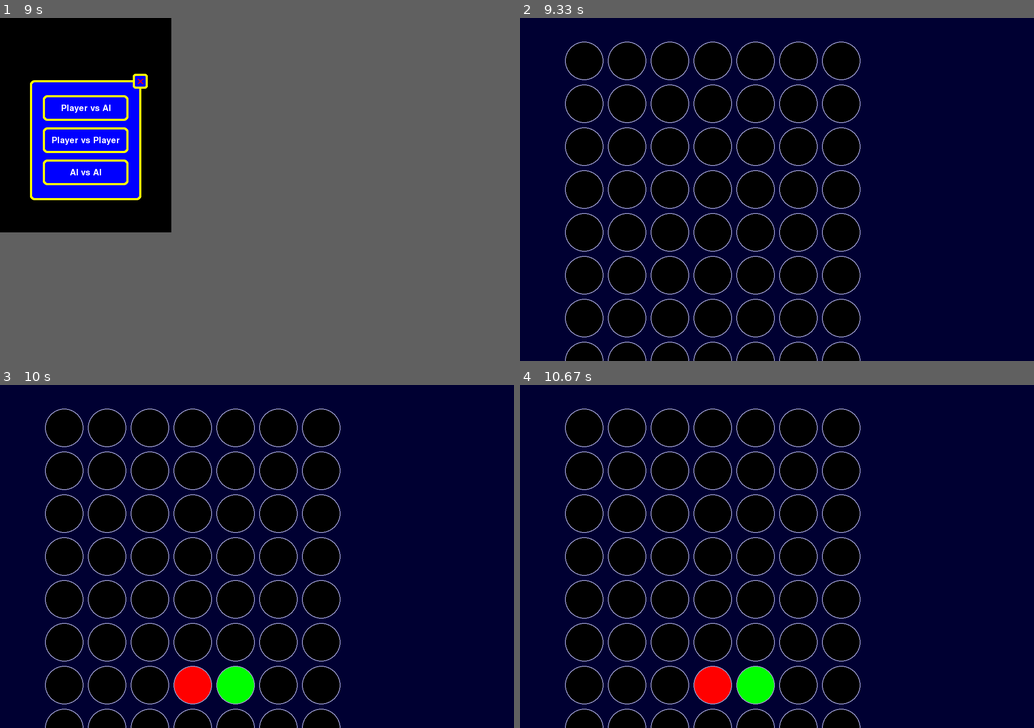
Above: before the commit, frames 1-4 (two rows, left to right).
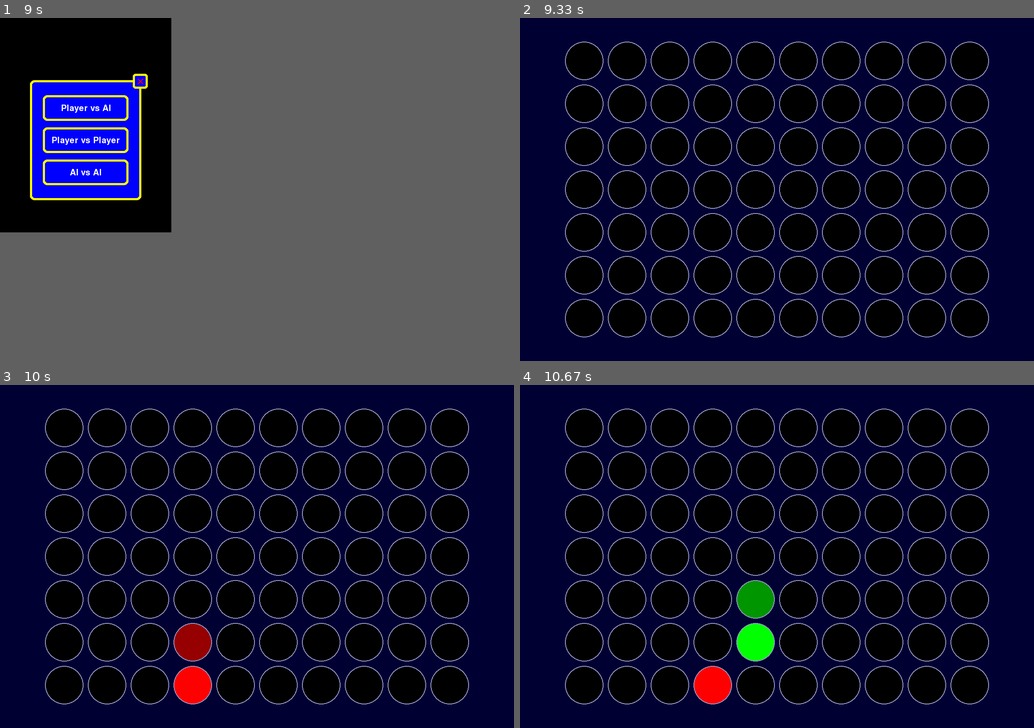
Above: after the commit, the same moments.

Repository: sidhantagar/ConnectX
Game: pygame game, started from Main_Menu.py
Same seed, same stepped clock (60 frames per second), same inputs: the game is played once before the commit and once after it.
Inputs (mouse positions are in pixels of both pictures, inside the frame that each line leads up to):
- Up to frame 1 (9 s): click (87, 162) at 0.38 s; click (113, 172) at 0.73 s; hold Left 1-1.53 s; hold Left 1.57-1.97 s; hold Right 2-2.63 s; hold Left 2.67-3.13 s; hold Right 3.17-3.63 s; tap Enter at 3.67, 5.83, 7 s; click (113, 107) at 4.05 s; tap Up at 4.33 s; click (30, 155) at 4.72 s; click (113, 138) at 5.55 s; click (113, 107) at 6.72 s; click (113, 138) at 7.88 s; click (138, 79) at 8.22 s; click (77, 127) at 8.55 s
- Up to frame 2 (9.33 s): click (607, 107) at 9 s; move the mouse to (715, 223) at 9.3 s
- Up to frame 3 (10 s): click (195, 590) at 9.35 s
- Up to frame 4 (10.67 s): no input

Frame 1 is identical in both runs. In frame 2, 16% of the frame differs, in the area x 8-92%, y 6-100%; in frame 3, 17%; in frame 4, 18%.

Commit message:
Update game_functions.py
Added Animations for dropping pieces

Diff:
--- a/game_functions.py
+++ b/game_functions.py
@@ -1,5 +1,13 @@
+"""
+Copyright 2020, Sidhant Agarwal, sidhant11136@gmail.com, All rights reserved.
+
+Borrowed from https://github.com/sidhantagar/ConnectX under the MIT license.
+
+"""
+
+import time
+import pygame
 import numpy as np
-import pygame
 
 def create_board(config):
     #Initialising board array
@@ -7,8 +15,8 @@
     #Initialising board graphic
     game_screen = pygame.display.set_mode((1200,800),0,0)
     game_screen.fill((0,0,50))
-    for i in range (config.rows):
-        for j in range (config.columns):
+    for i in range (config.columns):
+        for j in range (config.rows):
             x = config.startx + ((2*i+1)*config.square_size)//2
             y = config.starty + ((2*j+1)*config.square_size)//2
             pygame.draw.circle(game_screen,(150,150,200),(x,y),config.square_size//2-5)
@@ -32,12 +40,51 @@
     #Updating the board
     next_board[row][col] = mark
     #Updating the board graphic
-    x = config.startx + ((2*col+1)*square_size)//2
-    y = config.starty + ((2*row+1)*square_size)//2
+
     if mark == 1:
-        pygame.draw.circle(game_screen,(255,0,0),(x,y),square_size//2-7)
+        for i in range(row+1):
+            x = config.startx + ((2*col+1)*square_size)//2
+            if i==0:
+                y = config.starty + ((2*i+1)*square_size)//2
+                pygame.draw.circle(game_screen,(255,0,0),(x,y),square_size//2-7)
+            elif i==1:
+                y1 = config.starty + ((2*(i-1)+1)*square_size)//2
+                y2 = config.starty + ((2*i+1)*square_size)//2
+                pygame.draw.circle(game_screen,(150,0,0),(x,y1),square_size//2-7)
+                pygame.draw.circle(game_screen,(255,0,0),(x,y2),square_size//2-7)
+            else:
+                y1 = config.starty + ((2*(i-2)+1)*square_size)//2
+                y2 = config.starty + ((2*(i-1)+1)*square_size)//2
+                y3 = config.starty + ((2*i+1)*square_size)//2
+                pygame.draw.circle(game_screen,(0,0,0),(x,y1),square_size//2-7)
+                pygame.draw.circle(game_screen,(150,0,0),(x,y2),square_size//2-7)
+                pygame.draw.circle(game_screen,(255,0,0),(x,y3),square_size//2-7)
+            pygame.display.update()
+            time.sleep(0.1)
+        y = config.starty + ((2*(i-1)+1)*square_size)//2
+        pygame.draw.circle(game_screen,(0,0,0),(x,y),square_size//2-7)
     else:
-        pygame.draw.circle(game_screen,(0,255,0),(x,y),square_size//2-7)
+        for i in range (row+1):
+            x = config.startx + ((2*col+1)*square_size)//2
+            if i==0:
+                y = config.starty + ((2*i+1)*square_size)//2
+                pygame.draw.circle(game_screen,(0,255,0),(x,y),square_size//2-7)
+            elif i==1:
+                y1 = config.starty + ((2*(i-1)+1)*square_size)//2
+                y2 = config.starty + ((2*i+1)*square_size)//2
+                pygame.draw.circle(game_screen,(0,150,0),(x,y1),square_size//2-7)
+                pygame.draw.circle(game_screen,(0,255,0),(x,y2),square_size//2-7)
+            else:
+                y1 = config.starty + ((2*(i-2)+1)*square_size)//2
+                y2 = config.starty + ((2*(i-1)+1)*square_size)//2
+                y3 = config.starty + ((2*i+1)*square_size)//2
+                pygame.draw.circle(game_screen,(0,0,0),(x,y1),square_size//2-7)
+                pygame.draw.circle(game_screen,(0,150,0),(x,y2),square_size//2-7)
+                pygame.draw.circle(game_screen,(0,255,0),(x,y3),square_size//2-7)
+            pygame.display.update()
+            time.sleep(0.1)
+        y = config.starty + ((2*(i-1)+1)*square_size)//2
+        pygame.draw.circle(game_screen,(0,0,0),(x,y),square_size//2-7)
     return next_board,game_screen
 
 def count_windows(grid, num_discs, piece, config,ret=False):
